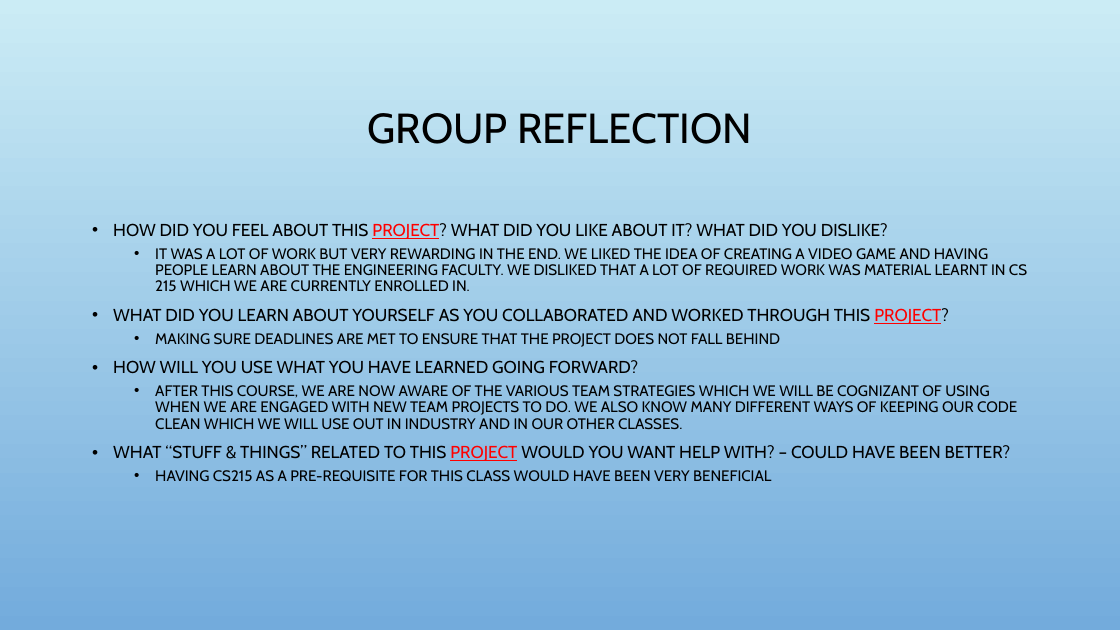
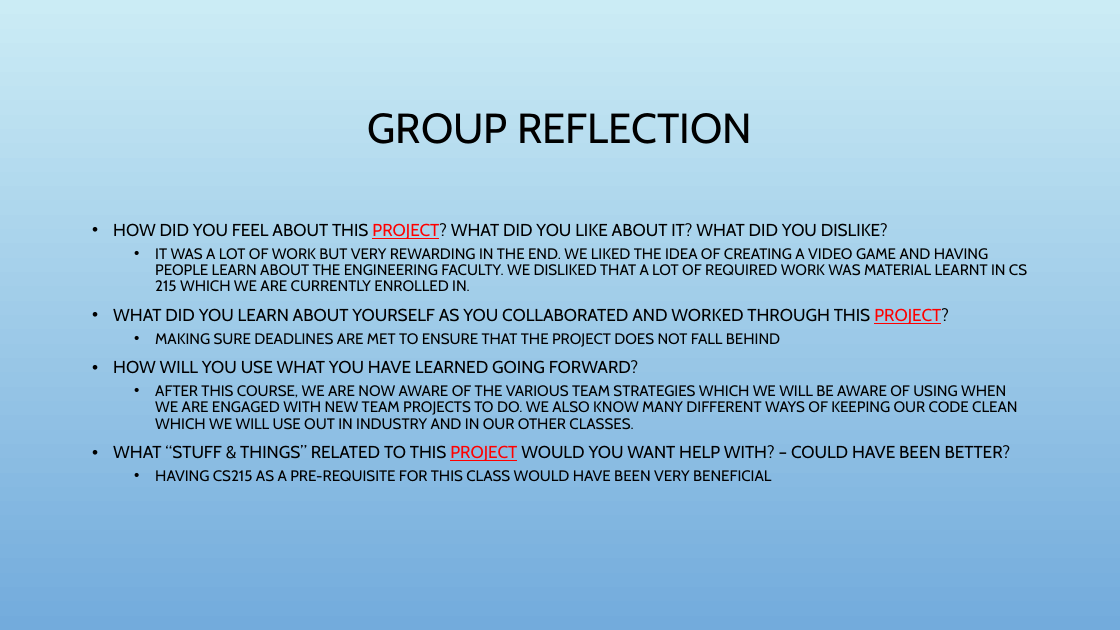
Before and after one commit to Jacobchapman99/ENSE-374-Group07-Project, a slide deck: slide 20 of Milestone4/Milestone 4.ppt. Drawn at 1120x630 pixels with LibreOffice and Linux fonts; fonts in the diff are those of the drawing; background and template pictures are left out. Boxes give left, top, right and bottom in pixels: in the first picture for what was removed or moved away, otherwise in the second. Text is boxed around its words. In the diff, an @@ line names an element or a change of style, - is before the commit and + after.

```diff
--- a/Milestone4/Milestone 4.ppt
+++ b/Milestone4/Milestone 4.ppt
@@ text at (155,385,1017,429): text changed @@
-  • AFTER THIS COURSE, WE ARE NOW AWARE OF THE VARIOUS TEAM STRATEGIES WHICH WE WILL BE COGNIZANT OF USING WHEN WE ARE ENGAGED WITH NEW TEAM PROJECTS TO DO. WE ALSO KNOW MANY DIFFERENT WAYS OF KEEPING OUR CODE CLEAN WHICH WE WILL USE OUT IN INDUSTRY AND IN OUR OTHER CLASSES.
+  • AFTER THIS COURSE, WE ARE NOW AWARE OF THE VARIOUS TEAM STRATEGIES WHICH WE WILL BE AWARE OF USING WHEN WE ARE ENGAGED WITH NEW TEAM PROJECTS TO DO. WE ALSO KNOW MANY DIFFERENT WAYS OF KEEPING OUR CODE CLEAN WHICH WE WILL USE OUT IN INDUSTRY AND IN OUR OTHER CLASSES.
```
Also in this commit, not shown: 3 other slides changed.
